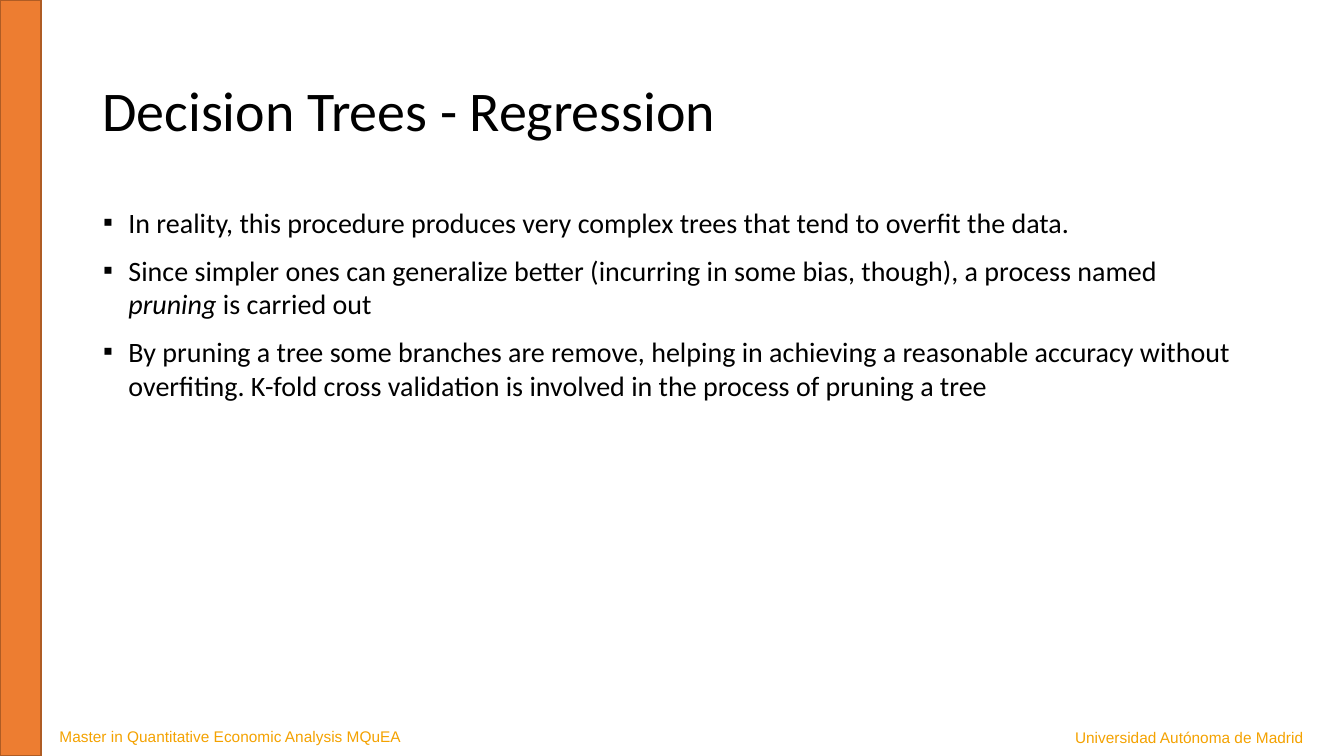
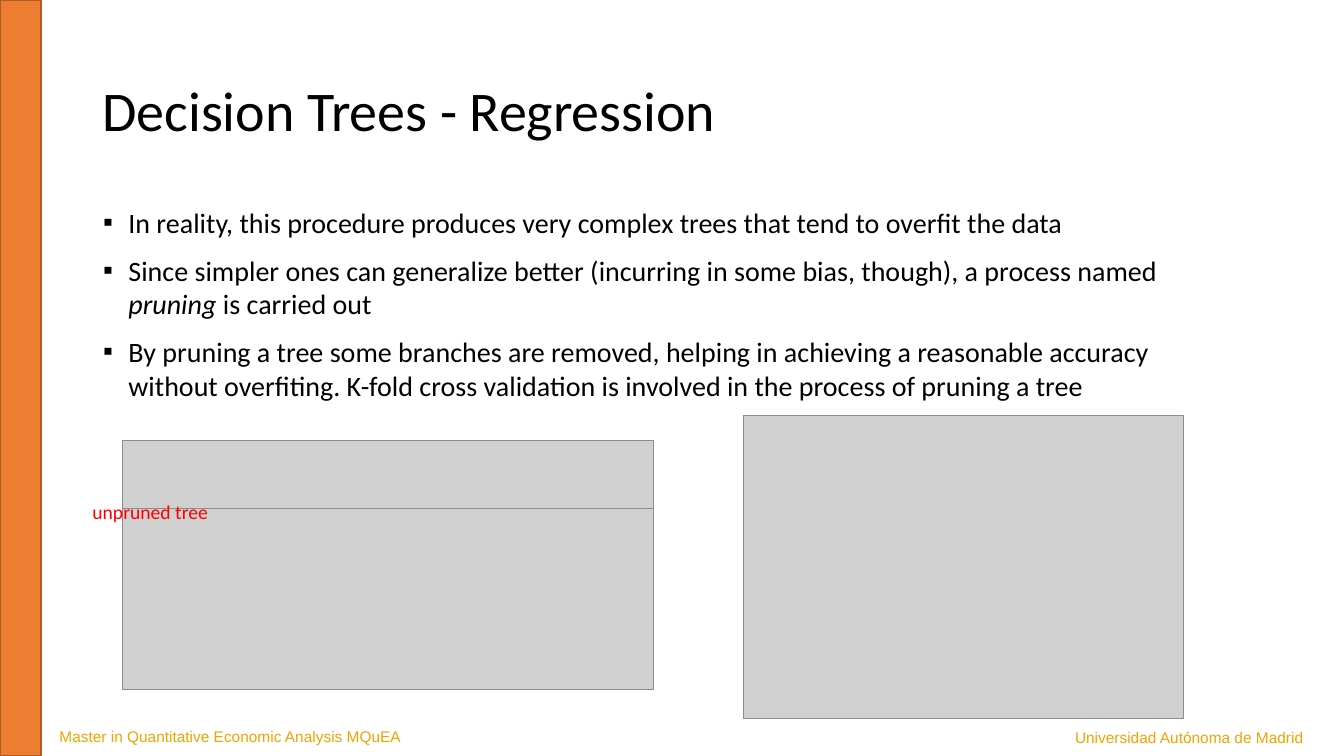
Before and after one commit to JavierBas/IMLEF-MQuEA, a slide deck: slide 9 of Course content/Slides/Topic 5 - Tree-based methods.pptx. Drawn at 1344x756 pixels with LibreOffice and Linux fonts; fonts in the diff are those of the drawing; grey boxes stand for pictures. Boxes give left, top, right and bottom in pixels: in the first picture for what was removed or moved away, otherwise in the second. Text is boxed around its words. In the diff, an @@ line names an element or a change of style, - is before the commit and + after.

```diff
--- a/Course content/Slides/Topic 5 - Tree-based methods.pptx
+++ b/Course content/Slides/Topic 5 - Tree-based methods.pptx
@@ text at (128, 213, 1062, 238): text changed @@
-▪ In reality, this procedure produces very complex trees that tend to overfit the data.
+▪ In reality, this procedure produces very complex trees that tend to overfit the data
@@ text at (128, 342, 1148, 401): text changed @@
-▪ By pruning a tree some branches are remove, helping in achieving a reasonable accuracy without overfiting. K-fold cross validation is involved in the process of pruning a tree
+▪ By pruning a tree some branches are removed, helping in achieving a reasonable accuracy without overfiting. K-fold cross validation is involved in the process of pruning a tree
@@ picture added at (743, 415, 1184, 719) @@
@@ picture added at (123, 441, 653, 509) @@
@@ text added at (92, 503, 208, 525), 14 pt, text #FF0000 @@
+unpruned tree
@@ picture added at (123, 508, 653, 689) @@
```
Also in this commit, not shown: 3 other slides changed, 2 other files.
